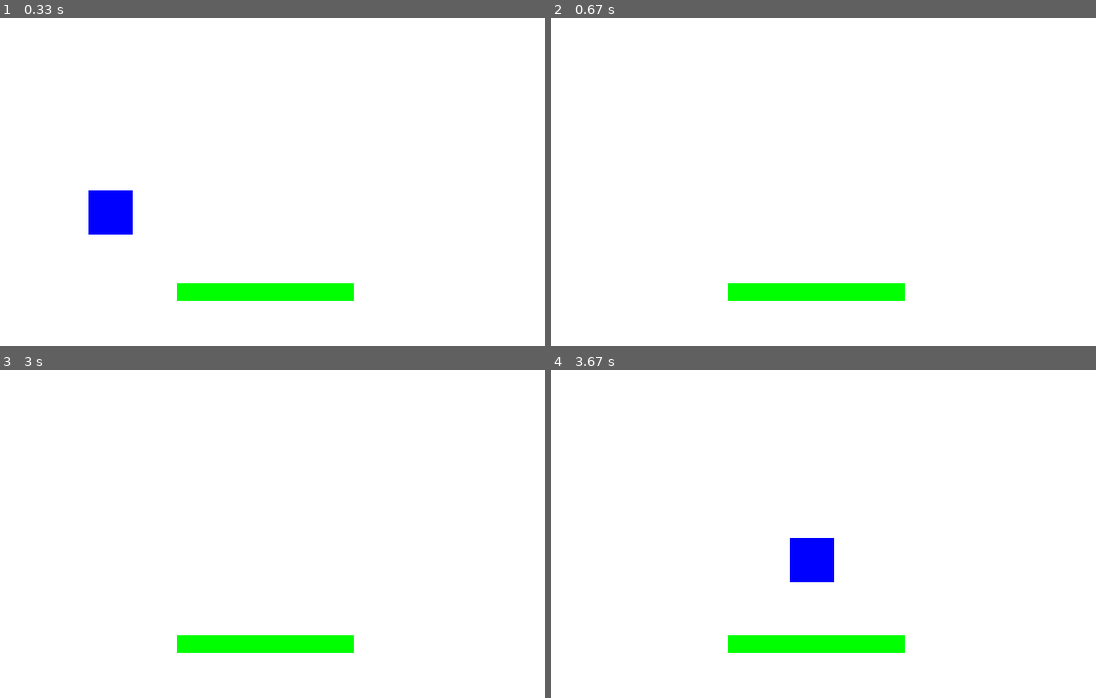
Above: before the commit, frames 1-4 (two rows, left to right).
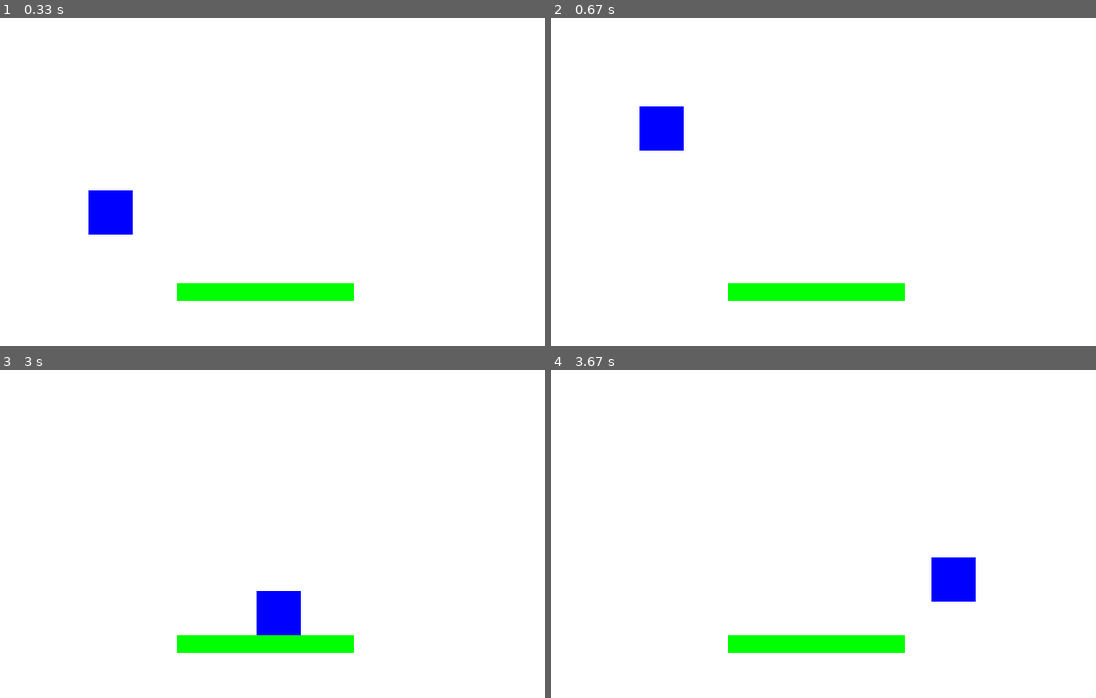
Above: after the commit, the same moments.

Repository: ostromann/chat-gpt-pygame
Game: pygame game, started from main.py
Same seed, same stepped clock (60 frames per second), same inputs: the game is played once before the commit and once after it.
Inputs:
- Up to frame 1 (0.33 s): no input
- Up to frame 2 (0.67 s): hold Left from 0.33 s (still down)
- Up to frame 3 (3 s): release Left at 0.87 s; hold Up 1.4-1.87 s; hold Right 1.9-2.53 s
- Up to frame 4 (3.67 s): hold Right 3.07-3.53 s; hold Up from 3.57 s (still down)

Frame 1 is identical in both runs. In frame 2, 1.1% of the frame differs, in the area x 16-25%, y 26-41%; in frame 3, 1.1%; in frame 4, 2.2%, in the area x 43-78%, y 51-71%.

Commit message:
Restart the game when the player falls outside the screen

Diff:
--- a/main.py
+++ b/main.py
@@ -46,6 +46,7 @@
         player.velocity[0] += 5
     if input.up:
         player.velocity[1] = -10
+
     # Update the player
     player.update()
 
@@ -55,6 +56,13 @@
             player.x < platform_pos[0] + platform_width):
         player.velocity[1] = 0
         player.y = platform_pos[1] - player.height
+
+    # Check if the player fell outside the screen
+    if player.y > window_size[1]:
+        # Restart the game
+        player.x = 100
+        player.y = 100
+        player.velocity = [0, 0]
 
     # Draw the background
     screen.fill(bg_color)
